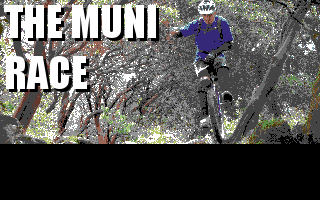
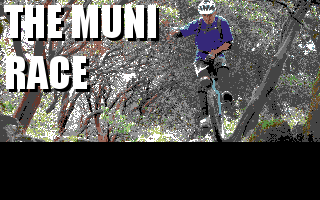
Layers edited between the first and the second 320×200 image:
painted on "Layer" over [0, 142, 320, 144]
painted on "Pasted Layer" over [208, 42, 232, 114]
hid "Layer #1" over [66, 42, 320, 144]
hid "Layer #2" over [0, 42, 320, 144]
